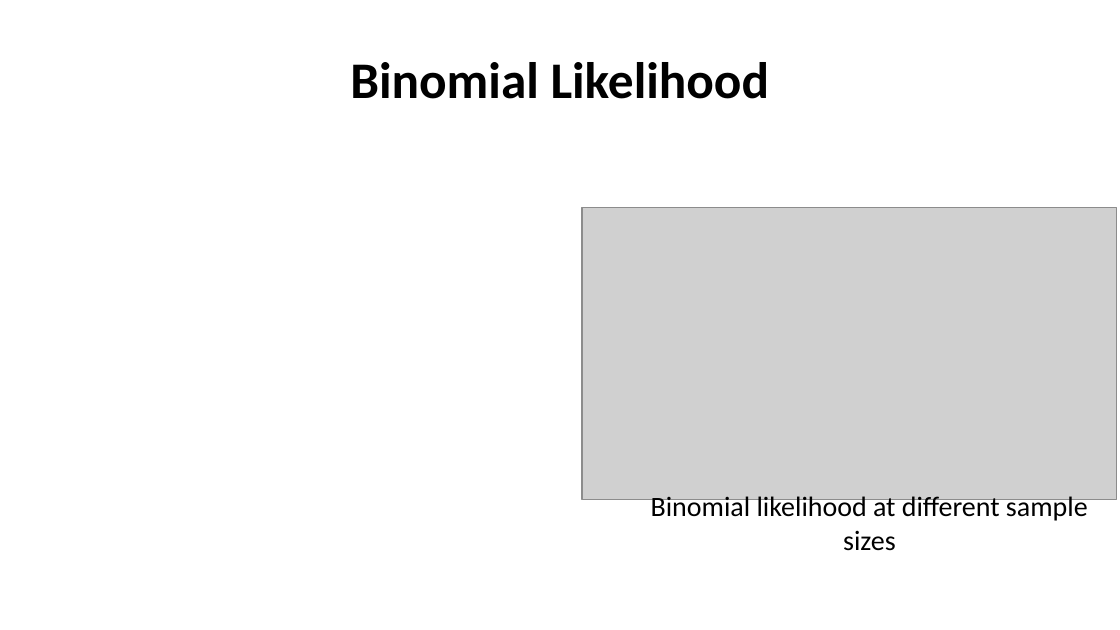
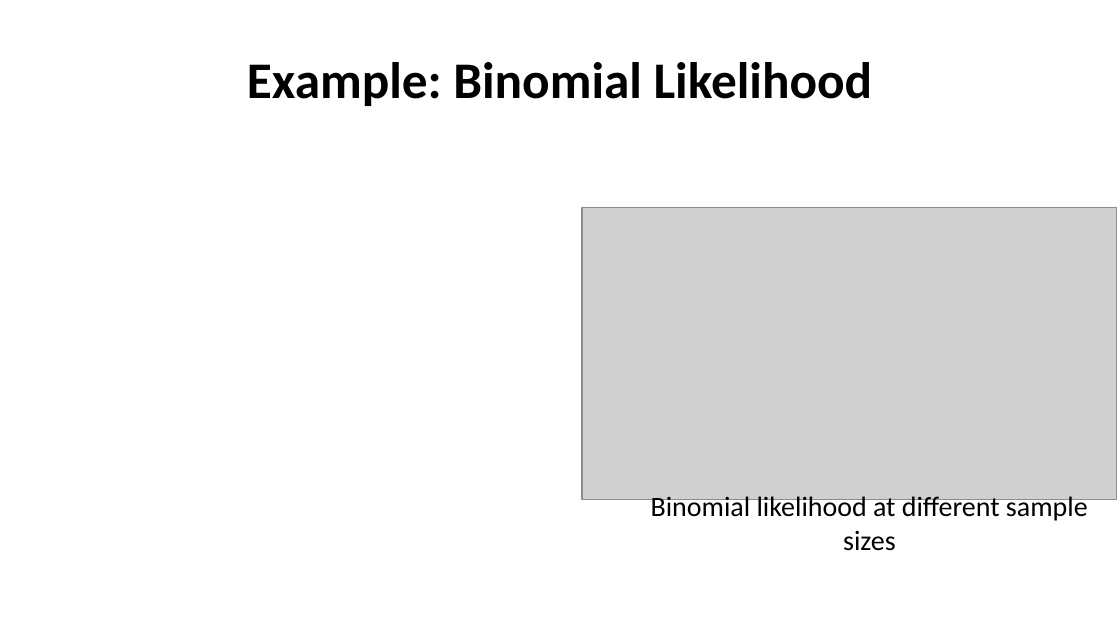
Before and after one commit to StephenElston/CSCI-E-83, a slide deck: slide 10 of LectureSlides/05_ParameterEstimationAndLikelihood.pptx. Drawn at 1120x630 pixels with LibreOffice and Linux fonts; fonts in the diff are those of the drawing; grey boxes stand for pictures. Boxes give left, top, right and bottom in pixels: in the first picture for what was removed or moved away, otherwise in the second. Text is boxed around its words. In the diff, an @@ line names an element or a change of style, - is before the commit and + after.

Commit message:
Corrected typos in slides

```diff
--- a/LectureSlides/05_ParameterEstimationAndLikelihood.pptx
+++ b/LectureSlides/05_ParameterEstimationAndLikelihood.pptx
@@ title at [247,62,873,106]: text changed @@
-Binomial Likelihood
+Example: Binomial Likelihood
```
Also in this commit, not shown: 7 other slides changed.
